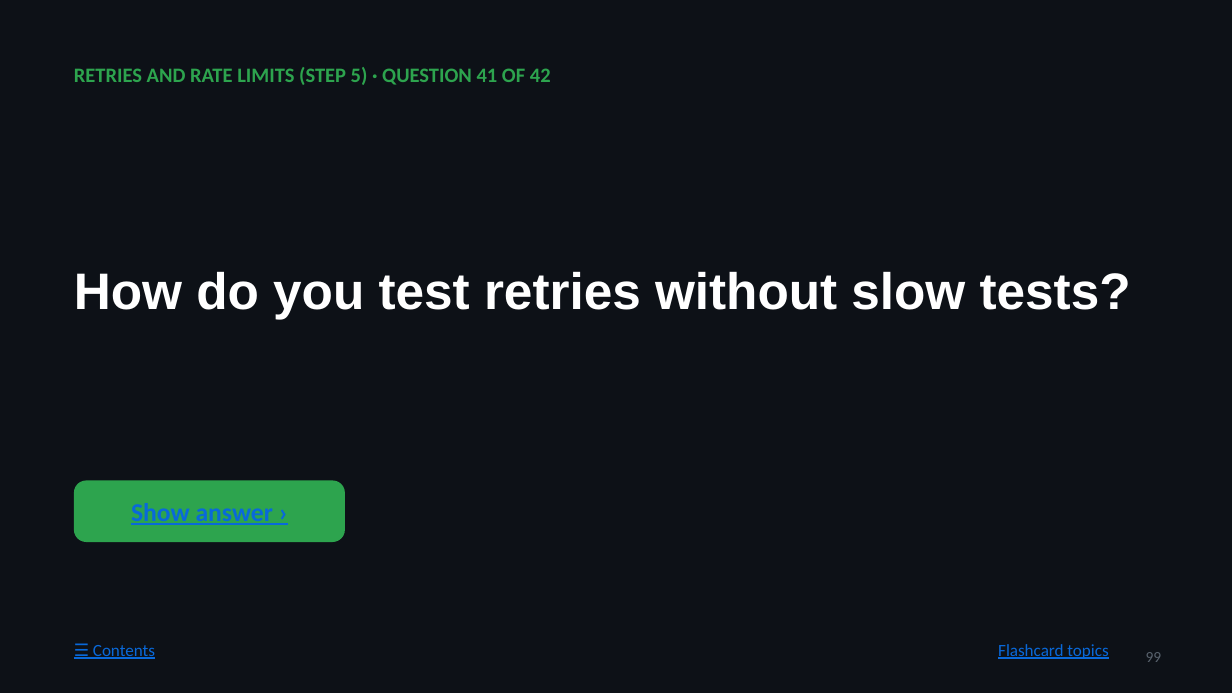
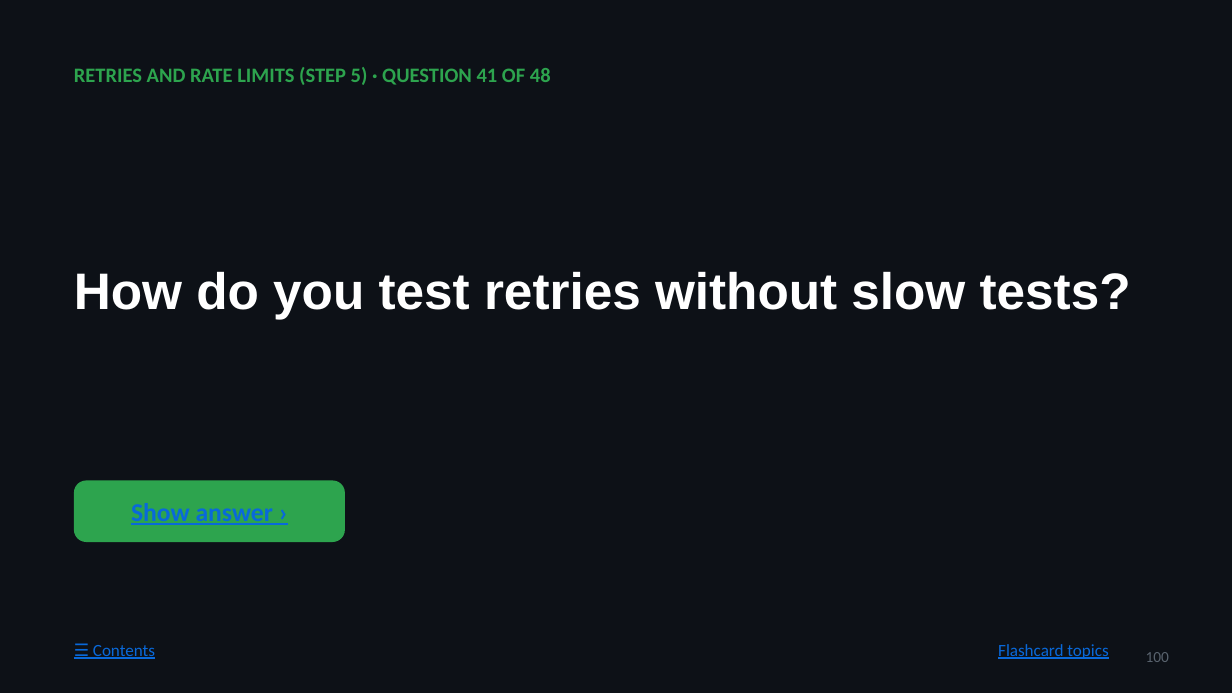
Before and after one commit to prasad976999/github-mcp-server, a slide deck: slide 100 of docs/STUDY-GUIDE.pptx (slide 99 before the commit). Drawn at 1232x693 pixels with LibreOffice and Linux fonts; fonts in the diff are those of the drawing. Boxes give left, top, right and bottom in pixels: in the first picture for what was removed or moved away, otherwise in the second. Text is boxed around its words. In the diff, an @@ line names an element or a change of style, - is before the commit and + after.

```diff
--- a/docs/STUDY-GUIDE.pptx
+++ b/docs/STUDY-GUIDE.pptx
@@ text at (x1=74, y1=67, x2=551, y2=85): text changed @@
-RETRIES AND RATE LIMITS (STEP 5) · QUESTION 41 OF 42
+RETRIES AND RATE LIMITS (STEP 5) · QUESTION 41 OF 48
@@ page number at (x1=1146, y1=652, x2=1169, y2=662): text changed @@
-99
+100
```
Also in this commit, not shown: 50 other slides changed, 13 slides added, 10 other files.
